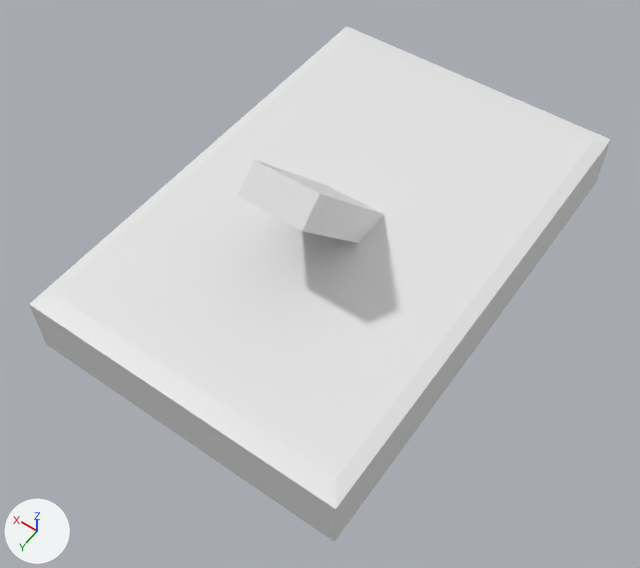
What one commit did to the Blender file Logic/Assets/GateResources/gateModels/switch.blend.
Both versions are drawn from a 50 mm camera at (-0.192, 0.291, 0.399) aimed at (-0.013, 0.04, 0.005). Lighting does not change. The marker at lower left points along +X, +Y and +Z.
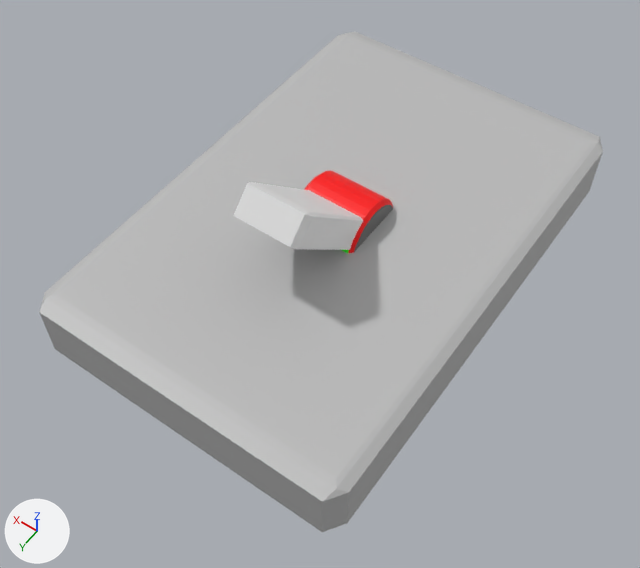
Edits to the bpy script that builds the scene:
```text
Add img_switchindicators_png:
    img_switchindicators_png = load_image('SwitchIndicators.png', '../textures/SwitchIndicators.png', 512, 512, 'sRGB')
Change mat_material:
    add n2 = _N.new('ShaderNodeRGB'); n2.name = 'RGB'
    add n2.outputs[0].default_value = (0.5, 0.5, 0.5, 1.0)  # 'Color', grey #bcbcbc
    where n1 = _N.new('ShaderNodeBsdfPrincipled'); n1.name = 'Principled BSDF'
    add _L.new(n2.outputs[0], n1.inputs[0])  # 'Color' to 'Base Color'
Add mat_material_001:
    mat_material_001 = principled_material('Material.001')
    mat_material_001.texture = img_switchindicators_png
Change me_cube:
    used by ob_cube; location = (0.0, 0.0, 0.0); scale = (0.1, 0.15, 0.02)
    remove me_cube.from_pydata(...)  # 12 vertices, 10 faces; spans x -1.0..1.0, y -1.0..1.0, z -1.0..1.0
    add me_cube.from_pydata(...)  # 28 vertices, 30 faces; spans x -1.0..1.0, y -1.0..1.0, z -1.0..1.0
    me_cube part 1
    8 vertices are removed from x -1.0..1.0, y -1.0..1.0, z -1.0..0.92
    9 faces are deleted
    16 vertices are added at x -1.0..1.0, y -1.0..1.0, z -1.0..0.97
    8 new vertices lie (0.0, 0.0, 1.78) away from vertices in x -1.0..1.0, y -1.0..1.0, z -0.93
    29 new faces join them
Add me_cylinder:
    me_cylinder.from_pydata(...)  # 128 vertices, 98 faces; spans x -1.0..1.0, y -1.0..1.0, z -1.0..1.0
    me_cylinder.materials.append(mat_material_001)  # picture img_switchindicators_png
Change ob_cube_001:
    add ob_cube_001.parent = ob_cylinder
    add ob_cube_001.matrix_parent_inverse = Matrix(((41.44, 0.0, 0.0, 0.0), (0.0, 41.44, 0.0, 0.0), (0.0, 0.0, 45.64, 0.0), (0.0, 0.0, 0.0, 1.0)))
    ob_cube_001.location: (0.0, 0.0243, 0.0473) -> (0.0319, 0.0275, 0.0)
    ob_cube_001.rotation_euler: (-0.73, 0.0, 0.0) -> (-0.73, 1.571, 0.0)  # degrees (-42, 0, 0) -> degrees (-42, 90, 0)
Add ob_cylinder:
    ob_cylinder = bpy.data.objects.new('Cylinder', me_cylinder)
    ob_cylinder.parent = ob_cube
    ob_cylinder.matrix_parent_inverse = Matrix(((10.0, 0.0, 0.0, 0.0), (0.0, 6.667, 0.0, 0.0), (0.0, 0.0, 50.0, 0.0), (0.0, 0.0, 0.0, 1.0)))
    ob_cylinder.location = (0.0, 0.0, 0.0127)
    ob_cylinder.rotation_euler = (-1.571, -1.498, 1.571)  # degrees (-90, -86, 90)
    ob_cylinder.scale = (0.0241, 0.0241, 0.0219)
```

Pixel boxes (x1, y1, x2, y2) of what changed, in the pictures (640 x 568 px):
'Cube', recoloured, reshaped (white to grey): before (29, 26, 611, 542); after (39, 32, 603, 532)
'Cube.001', moved, turned: before (237, 160, 384, 243); after (233, 182, 363, 250)
'Cylinder', added (red): after (304, 170, 393, 253)
